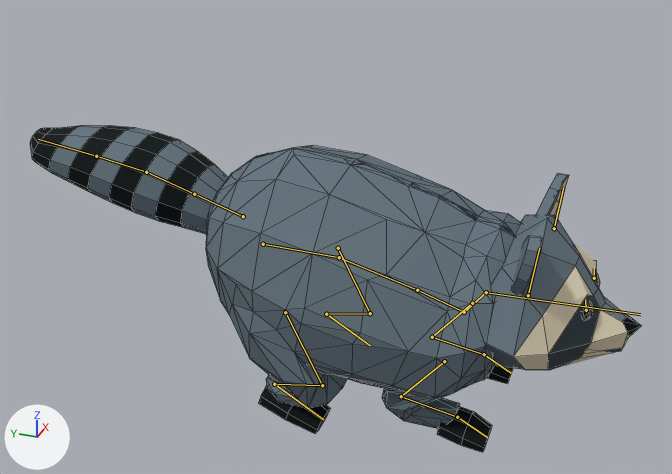
Before and after pictures for a commit that changed the Blender file assets/characters/raccoon_v2.blend.
The view is the same before and after, from a camera (50 mm lens) standing at (-2.034, -0.568, 1.505) and looking at (0.002, 0.2, 0.418). Arrows for +X, +Y and +Z are at lower left; the lights stay in place. The picture after the commit comes second. Both versions are drawn at frame 2 of the action 'jump'; the numbers are the values there. The bones that bend it are drawn over the model as lines. Mesh edges are drawn as thin lines.

The first picture shows 'Raccoon'.
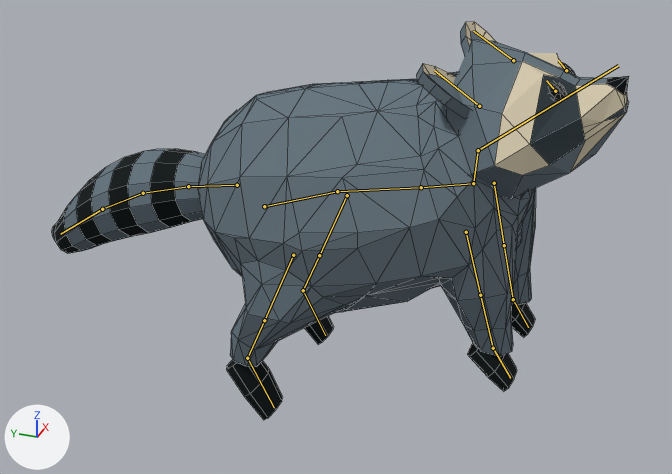
What differs and where, as boxes [x1, y1, x2, y2] in the pictures (672 x 474 px):
'Raccoon', posed (22% taller)
    before: [30, 125, 641, 453]
    after: [52, 21, 629, 420]
bone 'pelvis', root to tip
    before: (263, 244) to (339, 257)
    after: (264, 206) to (337, 191)
bone 'spine', root to tip
    before: (339, 257) to (417, 290)
    after: (337, 191) to (421, 187)
bone 'chest', root to tip
    before: (417, 290) to (464, 312)
    after: (421, 187) to (473, 183)
bone 'neck', root to tip
    before: (464, 312) to (486, 292)
    after: (473, 183) to (478, 150)
bone 'head', root to tip
    before: (486, 292) to (640, 314)
    after: (478, 150) to (618, 65)
bone 'ear.L', root to tip
    before: (554, 228) to (563, 187)
    after: (513, 60) to (473, 31)
bone 'ear.R', root to tip
    before: (528, 295) to (539, 248)
    after: (479, 106) to (434, 70)
bone 'tail1', root to tip
    before: (243, 216) to (194, 194)
    after: (237, 185) to (188, 186)
bone 'tail2', root to tip
    before: (194, 194) to (146, 172)
    after: (188, 186) to (143, 193)
bone 'tail3', root to tip
    before: (146, 172) to (96, 156)
    after: (143, 193) to (102, 209)
bone 'tail4', root to tip
    before: (96, 156) to (38, 139)
    after: (102, 209) to (60, 234)

What the commit changed:
Bone 'pelvis' (bone_pelvis) moves from (0.0, -0.015, 0.109) to (0.0, -0.001, -0.003).
Bone 'pelvis' (bone_pelvis) turns from (3, 0, 0) to (-17, 0, 0) degrees about its own x, y and z.
Bone 'spine' (bone_spine) turns from (3, 0, 0) to (-2, 0, 0) degrees about its own x, y and z.
Bone 'chest' (bone_chest) turns from (2, 0, 0) to (-2, 0, 0) degrees about its own x, y and z.
Bone 'neck' (bone_neck) turns from (-7, 0, 0) to (-10, 0, 0) degrees about its own x, y and z.
Bone 'head' (bone_head) turns from (-9, 0, 0) to (-12, 0, 0) degrees about its own x, y and z.
Bone 'ear.L' (bone_ear_l) turns from (9, 0, 0) to (-18, 1, -1) degrees about its own x, y and z.
Bone 'ear.R' (bone_ear_r) turns from (9, 0, 0) to (-18, -1, 1) degrees about its own x, y and z.
Bone 'tail1' (bone_tail1) turns from (14, 0, 0) to (7, 0, 0) degrees about its own x, y and z.
Bone 'tail2' (bone_tail2) turns from (7, 0, 0) to (2, 0, 0) degrees about its own x, y and z.
Bone 'tail3' (bone_tail3) turns from (4, 0, 0) to (-1, 0, 0) degrees about its own x, y and z.
Bone 'tail4' (bone_tail4) turns from (1, 0, 0) to (-4, 0, 0) degrees about its own x, y and z.
Bone 'hand_ik.L' (bone_hand_ik_l) moves from (0.0, -0.019, 0.007) to (-0.027, -0.021, -0.208).
Bone 'hand_ik.L' (bone_hand_ik_l) turns from (9, 0, 0) to (38, 0, 0) degrees about its own x, y and z.
Bone 'foot_ik.L' (bone_foot_ik_l) moves from (0.0, 0.029, -0.007) to (0.0, -0.073, 0.026).
Bone 'foot_ik.L' (bone_foot_ik_l) turns from (17, 0, 0) to (51, 0, 0) degrees about its own x, y and z.
Bone 'hand_ik.R' (bone_hand_ik_r) moves from (0.0, -0.019, 0.007) to (0.027, -0.021, -0.208).
Bone 'hand_ik.R' (bone_hand_ik_r) turns from (9, 0, 0) to (38, 0, 0) degrees about its own x, y and z.
Bone 'foot_ik.R' (bone_foot_ik_r) moves from (0.0, 0.029, -0.007) to (0.0, -0.073, 0.026).
Bone 'foot_ik.R' (bone_foot_ik_r) turns from (17, 0, 0) to (51, 0, 0) degrees about its own x, y and z.
